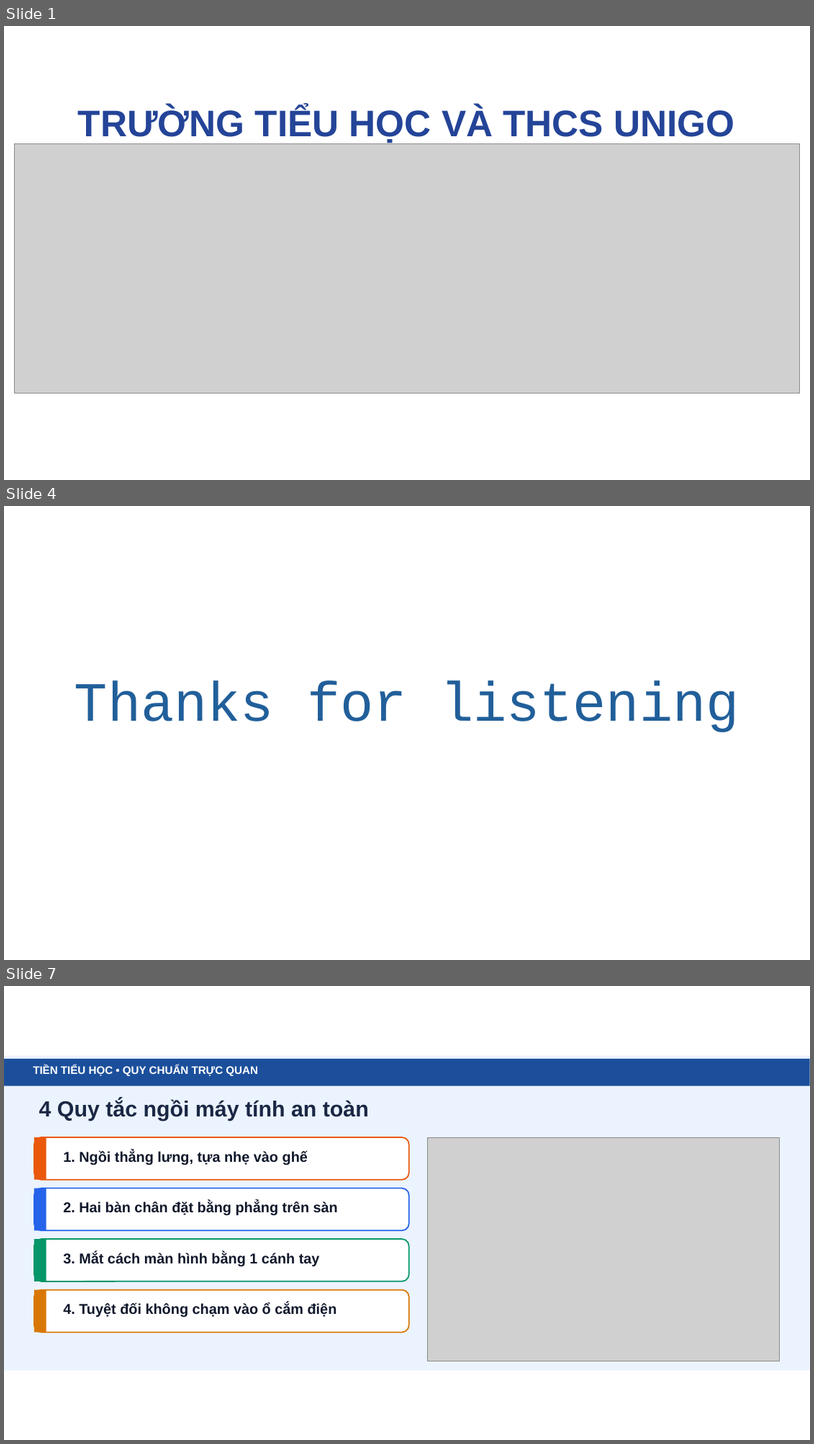
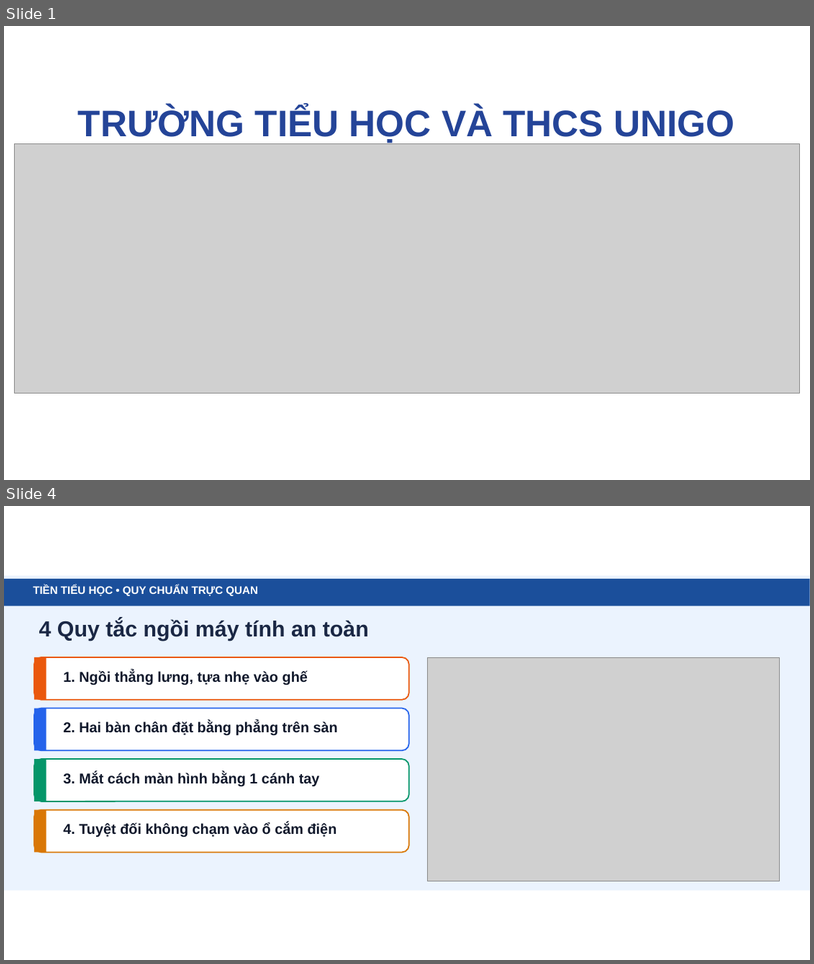
Before and after one commit to dinhnguyenhnue/UNIGO, a slide deck: KHBD_Tin_học/Tiền_tiểu_học/Tuần_04/Slide_Tin_hoc_Tiền_tiểu_học_Tiet03_Em_ngoi_may_tinh_an_toan.pptx. Shown one above the other, each under a label of ours: slides 1, 4 and 7 before the commit, slides 1 and 4 after it; the slides between them are not shown. The pictures are 814x1444 and 814x964 pixels, drawn with LibreOffice and Linux fonts; fonts in the diff are those of the drawing; grey boxes stand for pictures; background and template pictures are left out. Boxes give left, top, right and bottom in pixels: in the first picture for what was removed or moved away, otherwise in the second. Text is boxed around its words. In the diff, an @@ line names an element or a change of style, - is before the commit and + after.

```diff
--- a/KHBD_Tin_học/Tiền_tiểu_học/Tuần_04/Slide_Tin_hoc_Tiền_tiểu_học_Tiet03_Em_ngoi_may_tinh_an_toan.pptx
+++ b/KHBD_Tin_học/Tiền_tiểu_học/Tuần_04/Slide_Tin_hoc_Tiền_tiểu_học_Tiet03_Em_ngoi_may_tinh_an_toan.pptx
@@ slide 4 removed at [4,506,810,960], background #FFFFFF @@
@@ text removed at [75,681,740,732] @@
-Thanks for listening
@@ what was slide 7 is now slide 4 @@
```
Also in this commit, not shown: 2 slides changed, 2 other slides removed, 8 other files.
